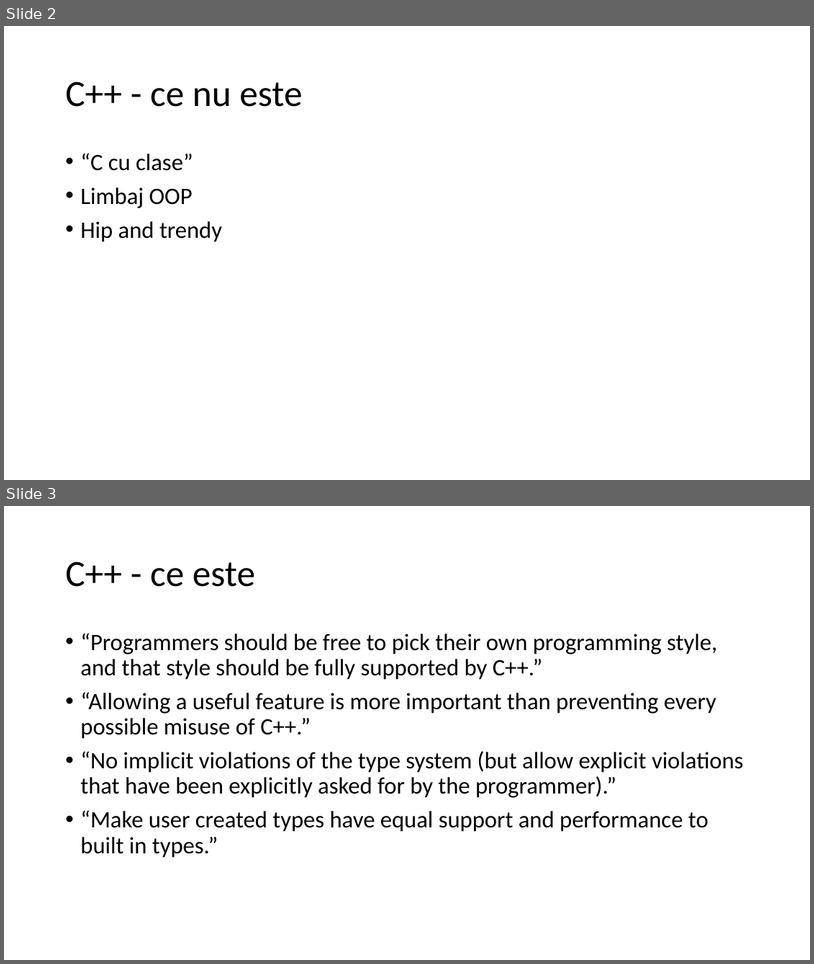
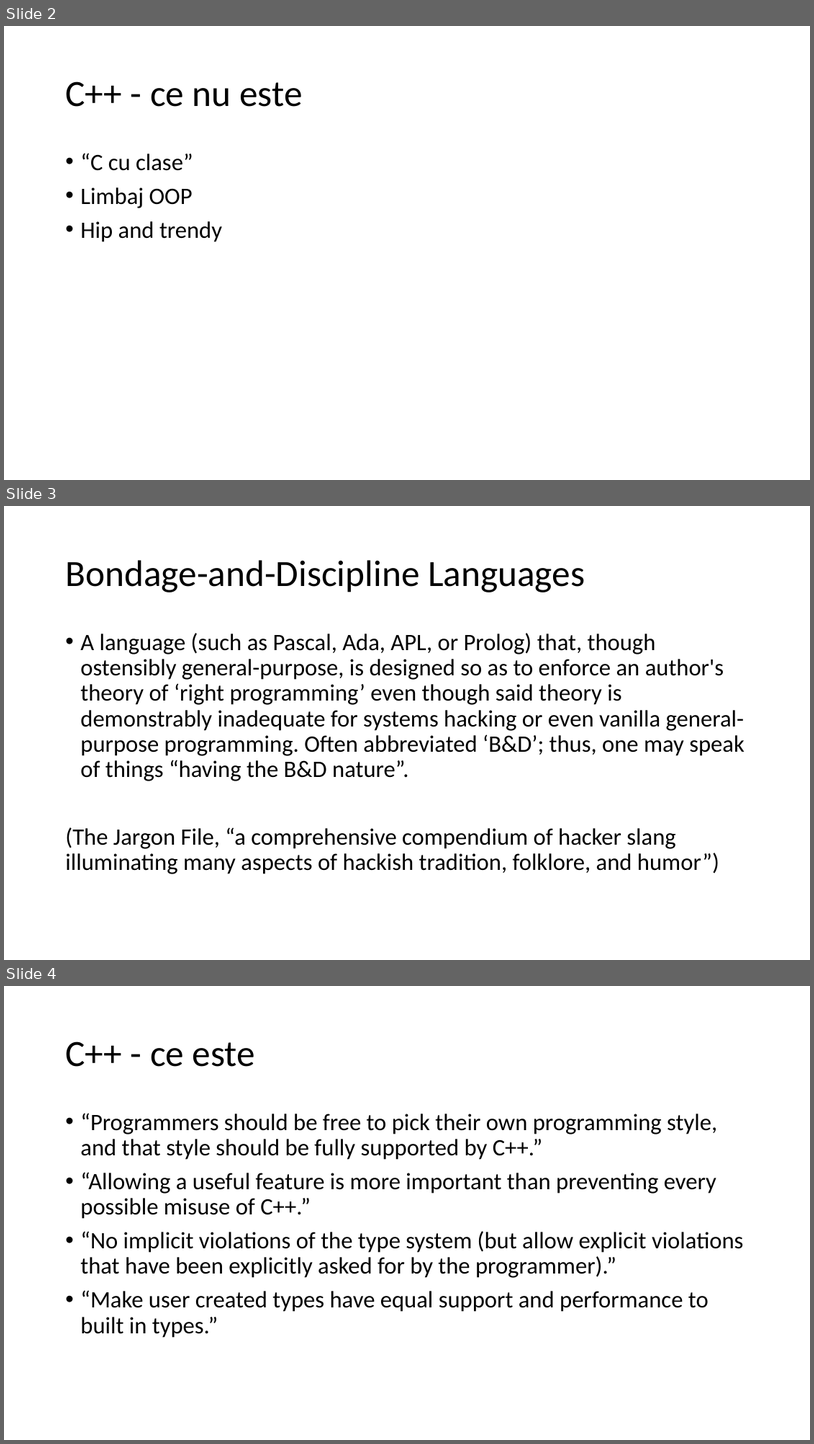
Before and after one commit to lnicola/acpp14, a slide deck: day1/Advanced C++ Day 1.pptx. Shown one above the other, each under a label of ours: slides 2 and 3 before the commit, slides 2, 3 and 4 after it. The pictures are 814x964 and 814x1444 pixels, drawn with LibreOffice and Linux fonts; fonts in the diff are those of the drawing. Boxes give left, top, right and bottom in pixels: in the first picture for what was removed or moved away, otherwise in the second. Text is boxed around its words. In the diff, an @@ line names an element or a change of style, - is before the commit and + after.

```diff
--- a/day1/Advanced C++ Day 1.pptx
+++ b/day1/Advanced C++ Day 1.pptx
@@ slide 3 added at [4,506,810,960], background #FFFFFF @@
@@ title added at [65,560,585,592], 44 pt, text #000000 @@
+Bondage-and-Discipline Languages
@@ text added at [65,633,745,874], 28 pt, text #000000 @@
+• A language (such as Pascal, Ada, APL, or Prolog) that, though ostensibly general-purpose, is designed so as to enforce an author's theory of ‘right programming’ even though said theory is demonstrably inadequate for systems hacking or even vanilla general-purpose programming. Often abbreviated ‘B&D’; thus, one may speak of things “having the B&D nature”.
+(The Jargon File, “a comprehensive compendium of hacker slang illuminating many aspects of hackish tradition, folklore, and humor”)
@@ what was slide 3 is now slide 4 @@
```
Also in this commit, not shown: 7 slides changed, 15 other slides added.
